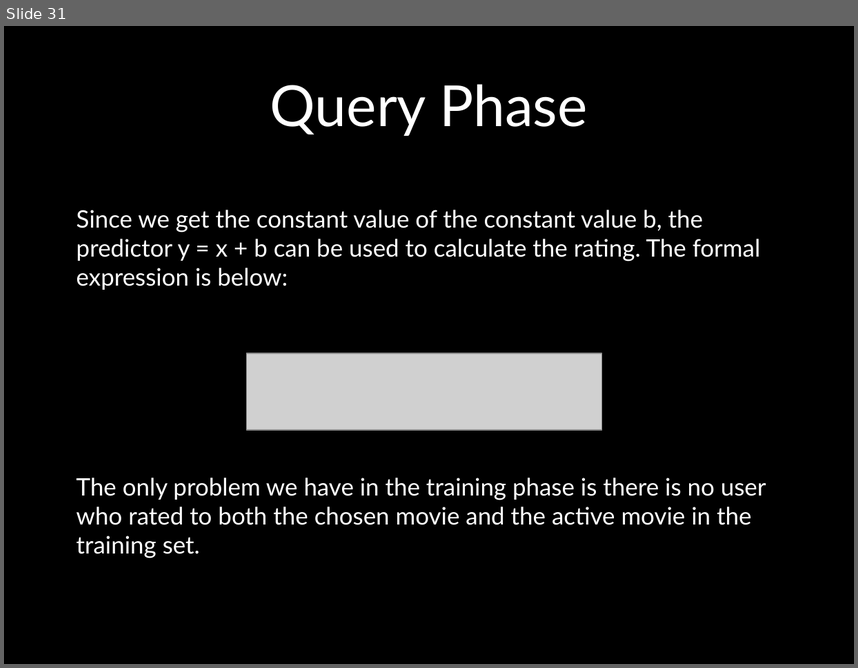
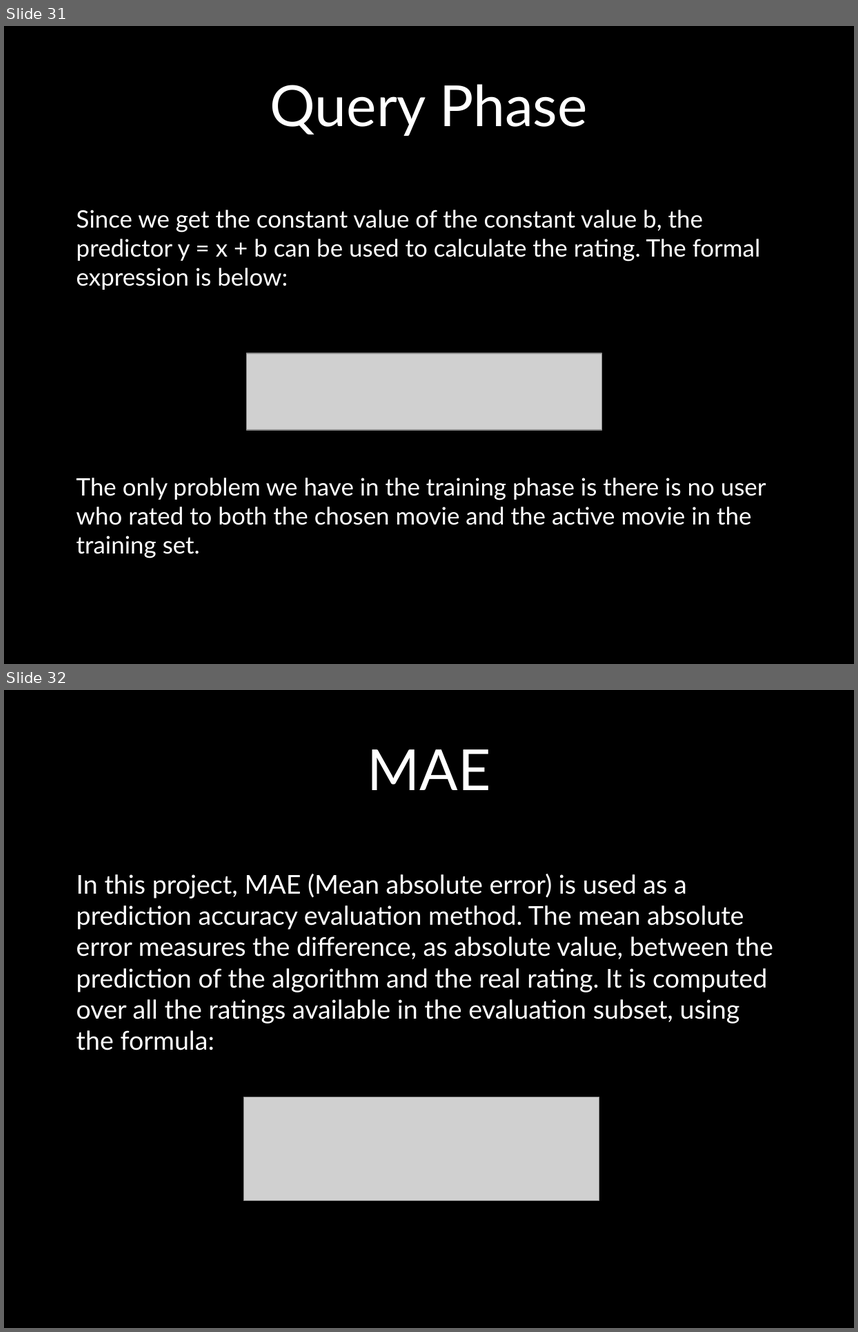
Before and after one commit to UCSBGauchos/MAE-data, a slide deck: Final Presentation.pptx. Shown one above the other, each under a label of ours: slide 31 before the commit, slides 31 and 32 after it. The pictures are 858x668 and 858x1332 pixels, drawn with LibreOffice and Linux fonts; fonts in the diff are those of the drawing; grey boxes stand for pictures; background and template pictures are left out. Boxes give left, top, right and bottom in pixels: in the first picture for what was removed or moved away, otherwise in the second. Text is boxed around its words. In the diff, an @@ line names an element or a change of style, - is before the commit and + after.

```diff
--- a/Final Presentation.pptx
+++ b/Final Presentation.pptx
@@ slide 32 added at (4, 690, 854, 1328), background picture (left out) @@
@@ title added at (367, 749, 490, 790), 48 pt, text #FFFFFF @@
+MAE
@@ text added at (76, 874, 773, 1050), 22 pt, text #FFFFFF @@
+In this project, MAE (Mean absolute error) is used as a prediction accuracy evaluation method. The mean absolute error measures the difference, as absolute value, between the prediction of the algorithm and the real rating. It is computed over all the ratings available in the evaluation subset, using the formula:
@@ picture added at (243, 1096, 599, 1200) @@
```
Also in this commit, not shown: 1 slide changed.
